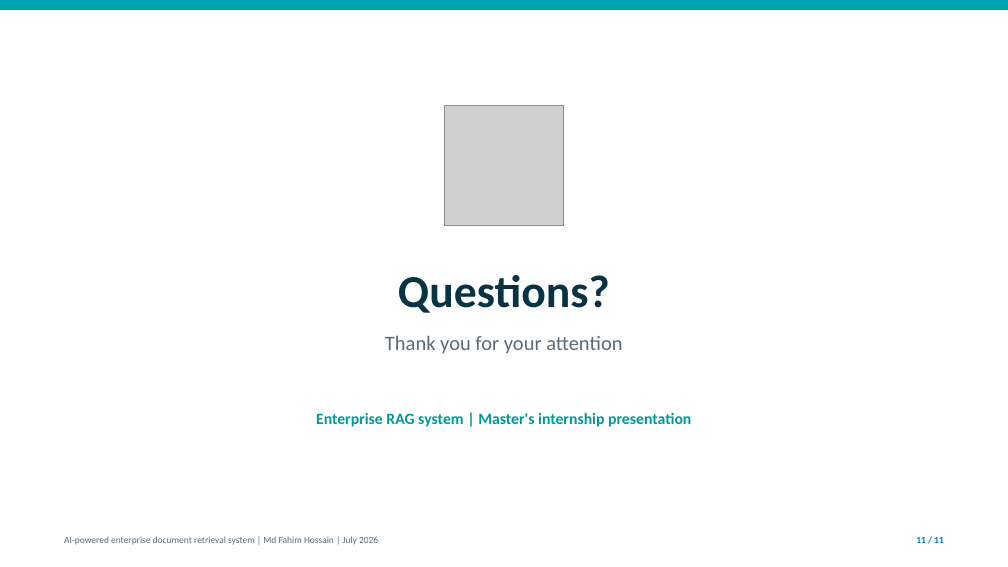
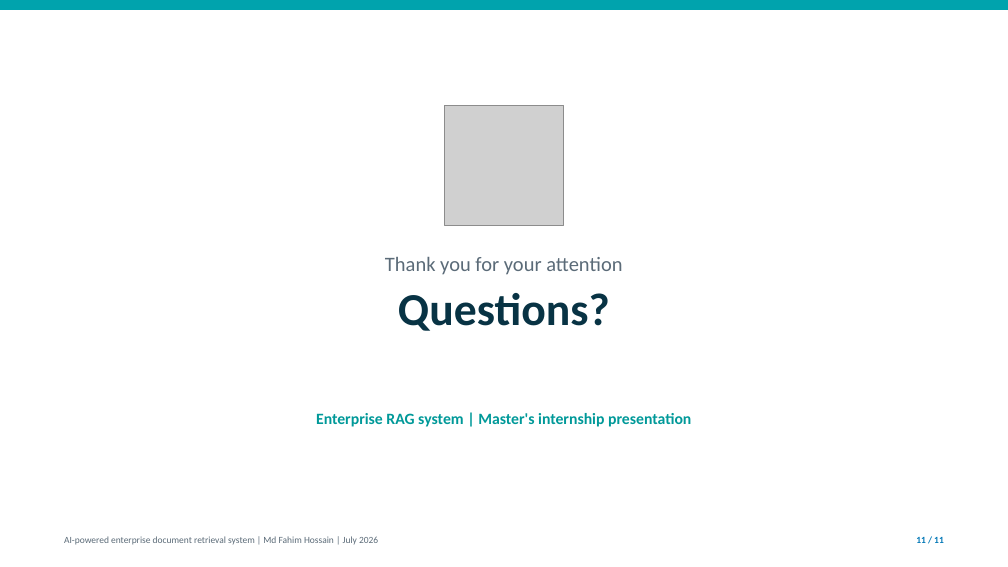
Before and after one commit to alifhossain174/Masters-Internship-Report, a slide deck: slide 11 of Software Specification & Design.pptx. Drawn at 1008x567 pixels with LibreOffice and Linux fonts; fonts in the diff are those of the drawing; grey boxes stand for pictures. Boxes give left, top, right and bottom in pixels: in the first picture for what was removed or moved away, otherwise in the second. Text is boxed around its words. In the diff, an @@ line names an element or a change of style, - is before the commit and + after.

```diff
--- a/Software Specification & Design.pptx
+++ b/Software Specification & Design.pptx
@@ text "Thank you for your attention": place and size @@
-text "Thank you for your attention" at bbox=[385, 336, 622, 354]
+text "Thank you for your attention" at bbox=[385, 257, 622, 275]
@@ text "Questions?": place and size @@
-text "Questions?" at bbox=[398, 275, 610, 313]
+text "Questions?" at bbox=[398, 293, 610, 331]
```
Also in this commit, not shown: 9 other slides changed, 1 other file.
